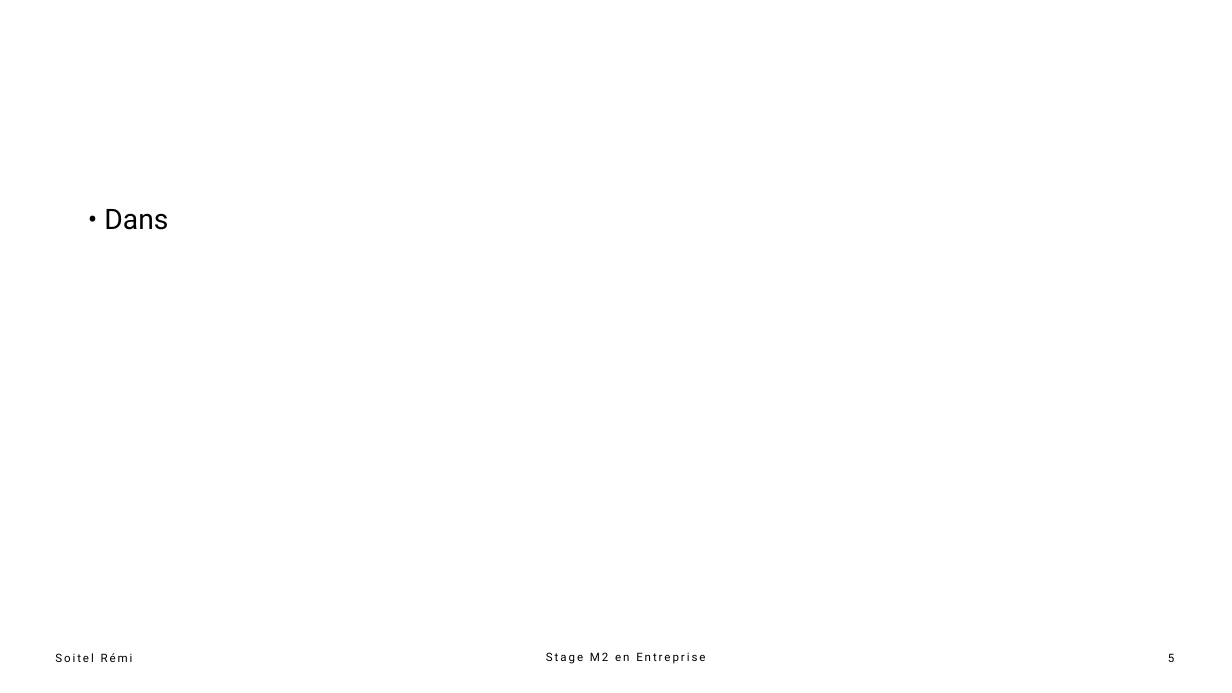
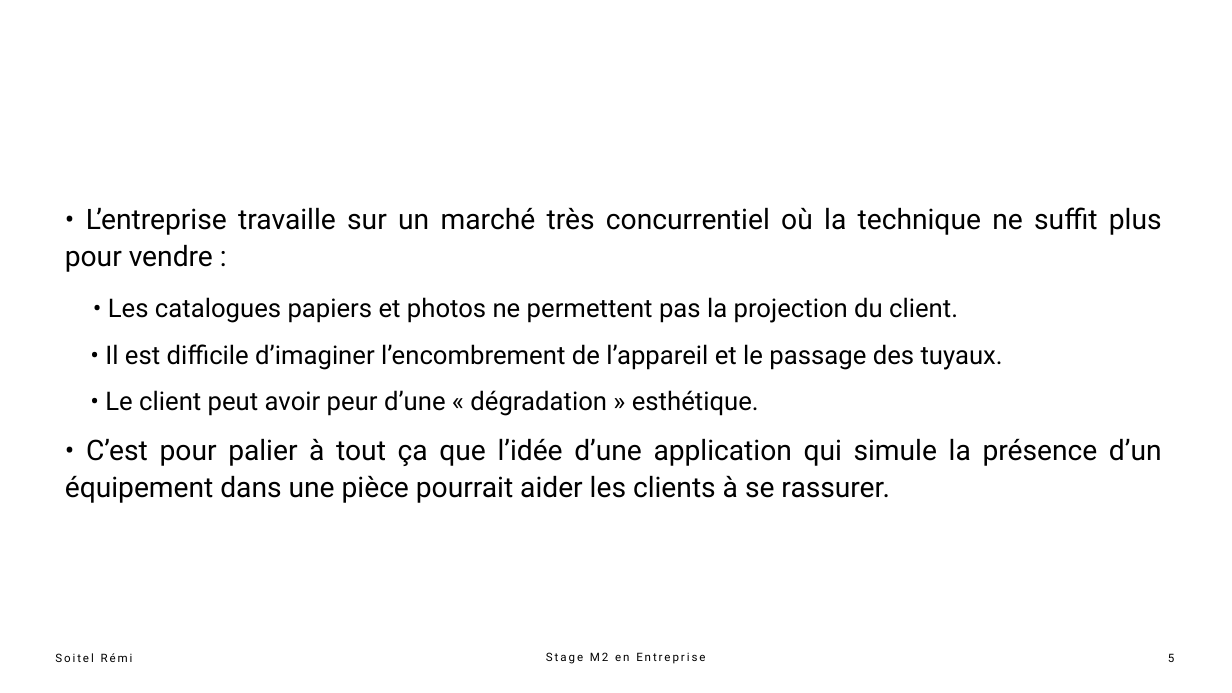
Before and after one commit to UnderBattle/projet_stage_m2, a slide deck: slide 5 of presentation_stage_m2_soitel_remi.pptx. Drawn at 1232x693 pixels with LibreOffice and Linux fonts; fonts in the diff are those of the drawing. Boxes give left, top, right and bottom in pixels: in the first picture for what was removed or moved away, otherwise in the second. Text is boxed around its words. In the diff, an @@ line names an element or a change of style, - is before the commit and + after.

Commit message:
Powerpoint et rapport fini + nouvel architecture de l'application

```diff
--- a/presentation_stage_m2_soitel_remi.pptx
+++ b/presentation_stage_m2_soitel_remi.pptx
@@ text at (65,207,1162,503): text changed @@
-1. • Dans
+• L’entreprise travaille sur un marché très concurrentiel où la technique ne suffit plus pour vendre :
+• Les catalogues papiers et photos ne permettent pas la projection du client.
+• Il est difficile d’imaginer l’encombrement de l’appareil et le passage des tuyaux.
+• Le client peut avoir peur d’une « dégradation » esthétique.
+• C’est pour palier à tout ça que l’idée d’une application qui simule la présence d’un équipement dans une pièce pourrait aider les clients à se rassurer.
```
Also in this commit, not shown: 4 other slides changed, 14 slides added, 3 slides removed, 7 other files.
